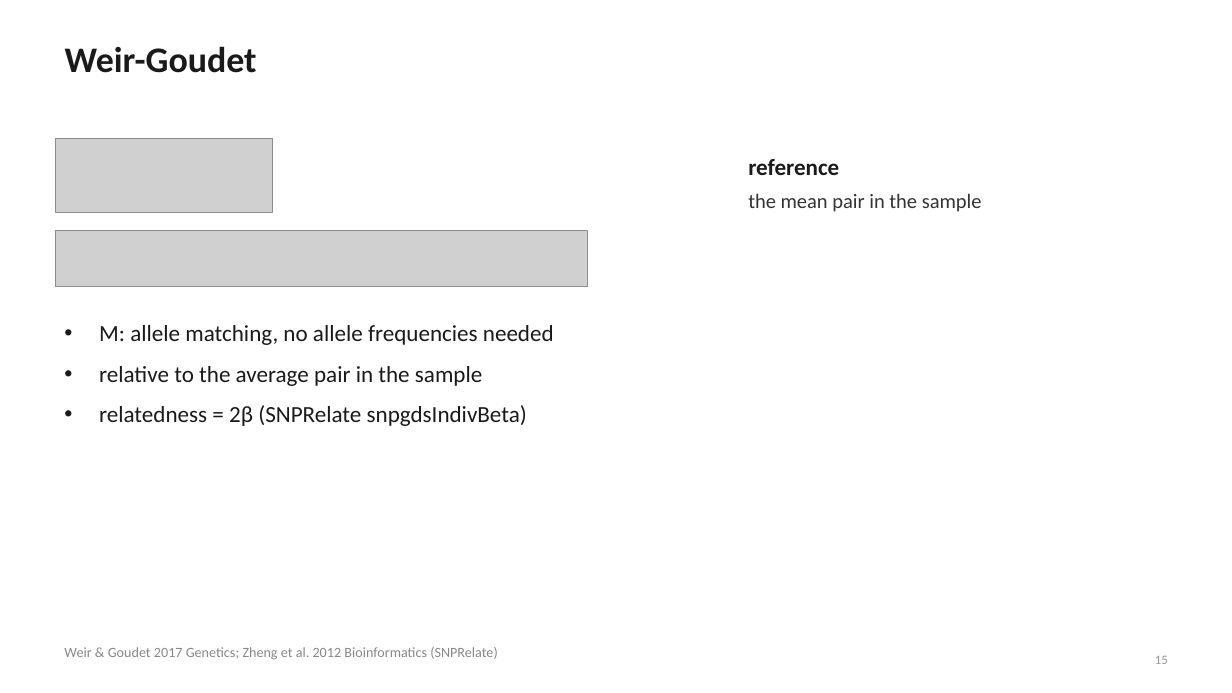
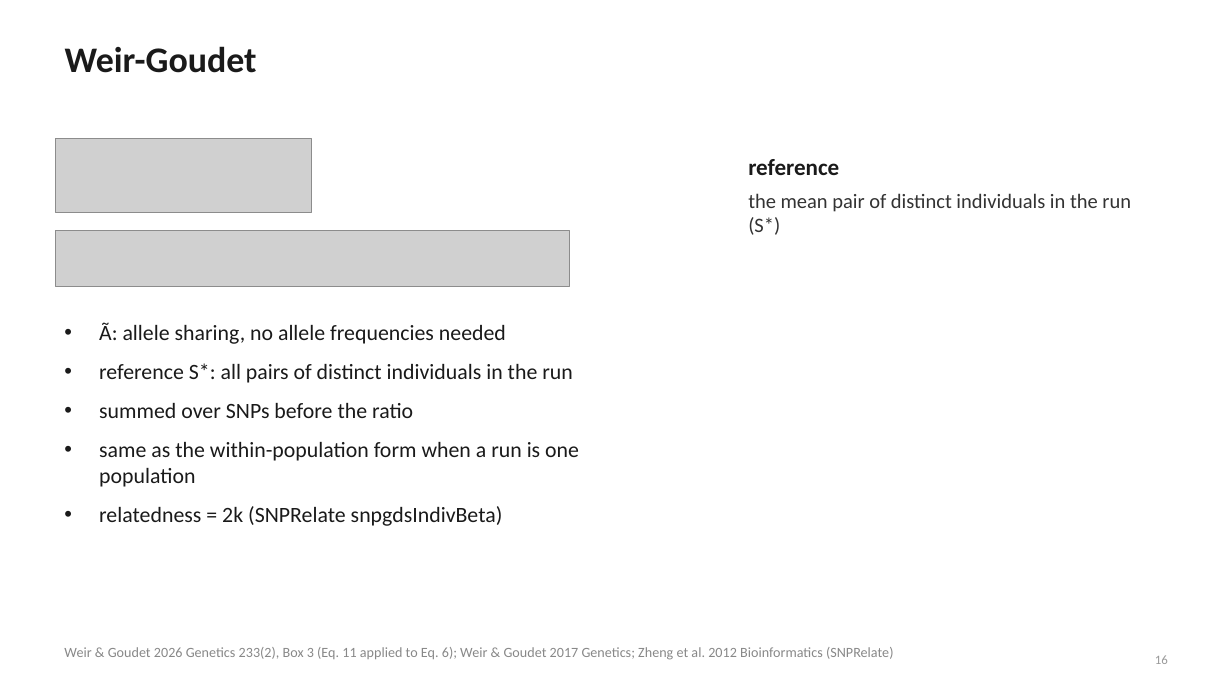
Before and after one commit to mkiravn/aou-covariance, a slide deck: slide 16 of slides/relatedness_scaffold.pptx (slide 15 before the commit). Drawn at 1232x693 pixels with LibreOffice and Linux fonts; fonts in the diff are those of the drawing; grey boxes stand for pictures. Boxes give left, top, right and bottom in pixels: in the first picture for what was removed or moved away, otherwise in the second. Text is boxed around its words. In the diff, an @@ line names an element or a change of style, - is before the commit and + after.

```diff
--- a/slides/relatedness_scaffold.pptx
+++ b/slides/relatedness_scaffold.pptx
@@ picture: place and size @@
-picture at [55, 139, 273, 213]
+picture at [55, 139, 312, 213]
@@ text at [748, 193, 1131, 235]: text changed @@
-the mean pair in the sample
+the mean pair of distinct individuals in the run (S*)
@@ picture: place and size @@
-picture at [55, 231, 588, 287]
+picture at [55, 231, 569, 287]
@@ text at [99, 322, 579, 526]: text changed; size 18 to 17 pt @@
-• M: allele matching, no allele frequencies needed
-• relative to the average pair in the sample
-• relatedness = 2β (SNPRelate snpgdsIndivBeta)
+• Ã: allele sharing, no allele frequencies needed
+• reference S*: all pairs of distinct individuals in the run
+• summed over SNPs before the ratio
+• same as the within-population form when a run is one population
+• relatedness = 2k (SNPRelate snpgdsIndivBeta)
@@ text at [64, 647, 894, 660]: text changed @@
-Weir & Goudet 2017 Genetics; Zheng et al. 2012 Bioinformatics (SNPRelate)
+Weir & Goudet 2026 Genetics 233(2), Box 3 (Eq. 11 applied to Eq. 6); Weir & Goudet 2017 Genetics; Zheng et al. 2012 Bioinformatics (SNPRelate)
@@ page number at [1155, 655, 1168, 664]: text changed @@
-15
+16
```
Also in this commit, not shown: 1 other slide changed, 2 slides added, 1 slide removed, 6 other files.
